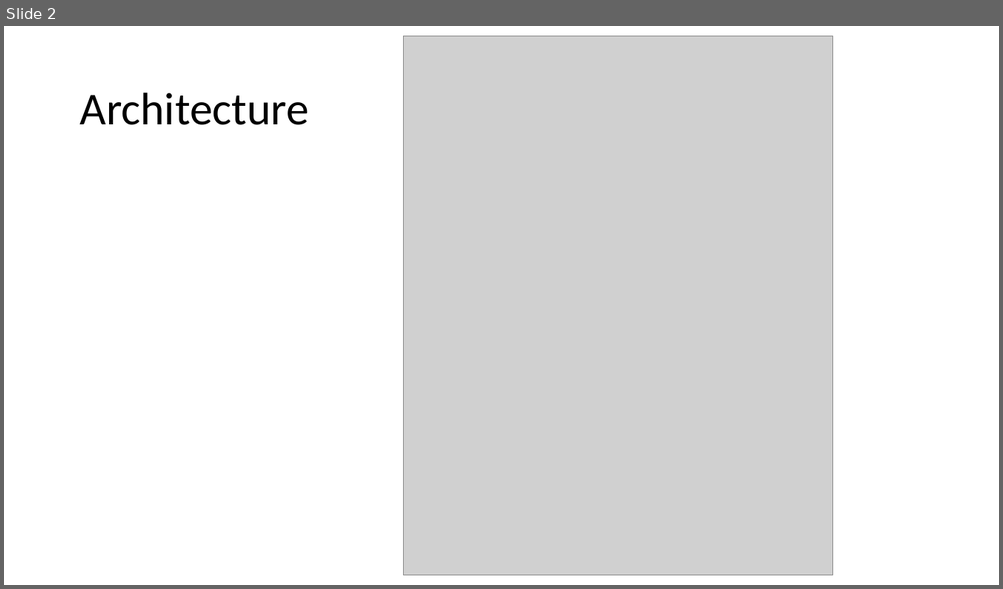
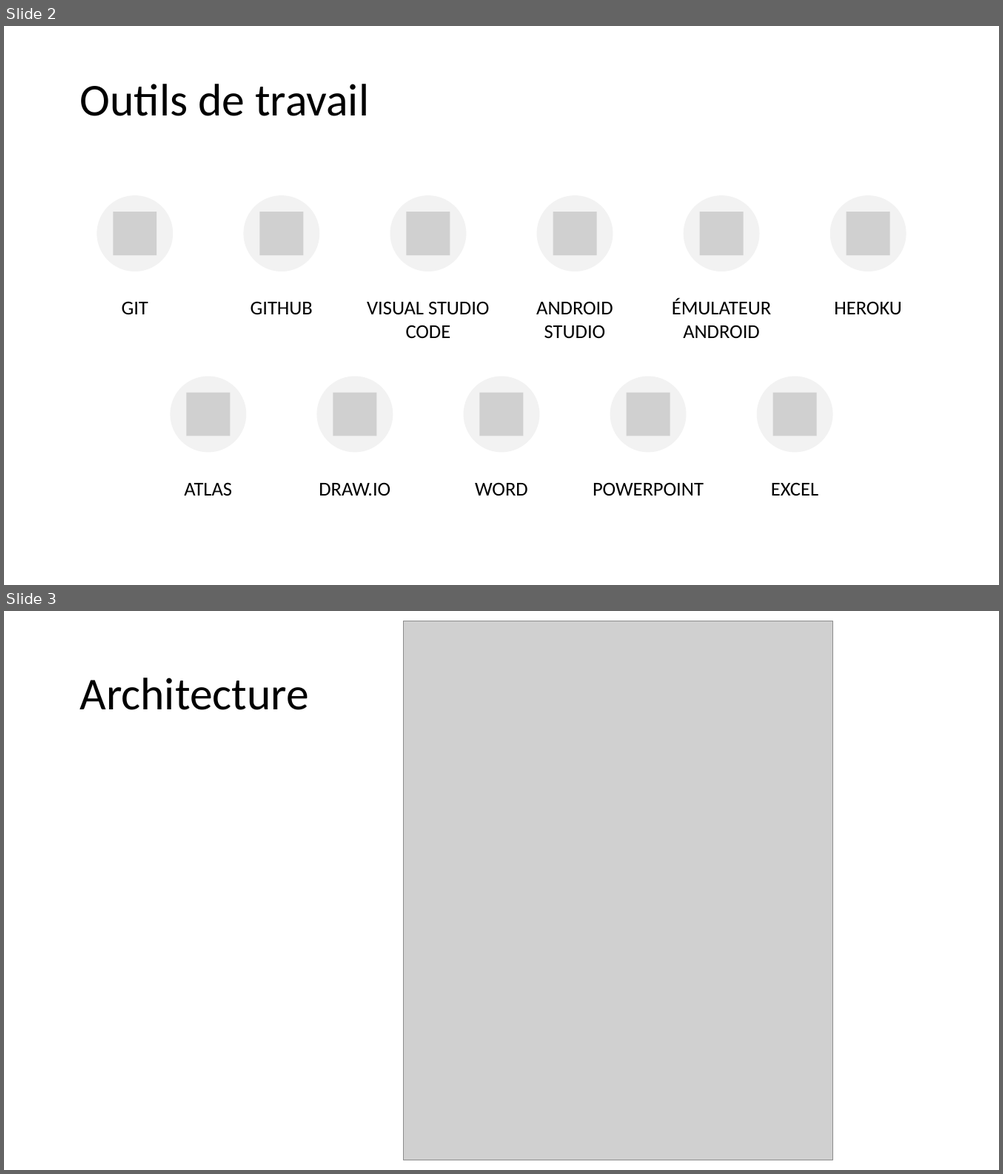
Before and after one commit to Danes99/esme-android, a slide deck: docs/pptx/Android Project - Group 1 - Becerra Stauner Taxil.pptx. Shown one above the other, each under a label of ours: slide 2 before the commit, slides 2 and 3 after it. The pictures are 1003x589 and 1003x1174 pixels, drawn with LibreOffice and Linux fonts; fonts in the diff are those of the drawing; grey boxes stand for pictures. Boxes give left, top, right and bottom in pixels: in the first picture for what was removed or moved away, otherwise in the second. Text is boxed around its words. In the diff, an @@ line names an element or a change of style, - is before the commit and + after.

Commit message:
Updated word and powerpoint

```diff
--- a/docs/pptx/Android Project - Group 1 - Becerra Stauner Taxil.pptx
+++ b/docs/pptx/Android Project - Group 1 - Becerra Stauner Taxil.pptx
@@ slide 2 added at [4,26,999,585], background #FFFFFF @@
@@ title added at [80,84,369,116], 44 pt, text #000000 @@
+Outils de travail
@@ group added at [96,195,906,497]: 11 ellipses, 11 pictures, 11 texts @@
+GIT
+GITHUB
+VISUAL STUDIO CODE
+ANDROID STUDIO
+ÉMULATEUR ANDROID
+HEROKU
+ATLAS
+DRAW.IO
+WORD
+POWERPOINT
+EXCEL
@@ what was slide 2 is now slide 3 @@
```
Also in this commit, not shown: 6 slides changed, 2 other slides added, 2 slides removed, 1 other file.
